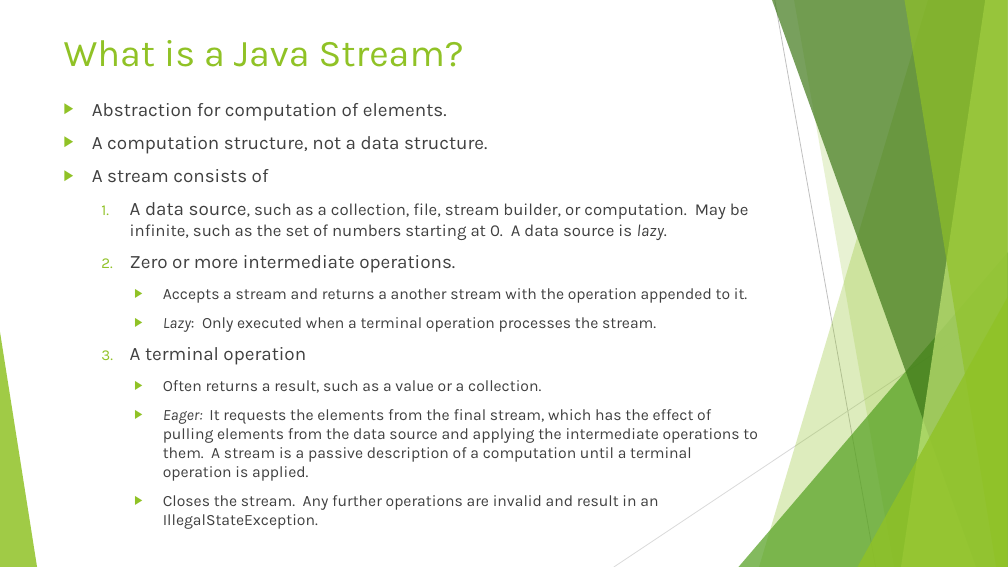
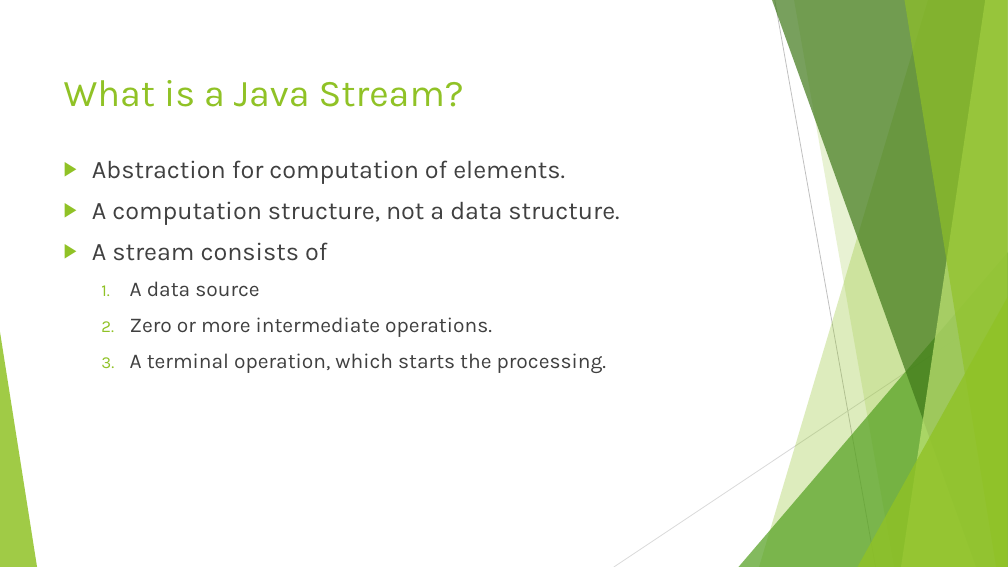
Before and after one commit to RichardRoda/2017-CodePaLOUsa-Lambda, a slide deck: slide 23 of Learning to Love the Lambda in the Stream.pptx (slide 24 before the commit). Drawn at 1008x567 pixels with LibreOffice and Linux fonts; fonts in the diff are those of the drawing. Boxes give left, top, right and bottom in pixels: in the first picture for what was removed or moved away, otherwise in the second. Text is boxed around its words. In the diff, an @@ line names an element or a change of style, - is before the commit and + after.

```diff
--- a/Learning to Love the Lambda in the Stream.pptx
+++ b/Learning to Love the Lambda in the Stream.pptx
@@ title "What is a Java Stream?": place and size @@
-title "What is a Java Stream?" at (64, 40, 464, 67)
+title "What is a Java Stream?" at (64, 80, 464, 107)
@@ text "Abstraction for computation of elements.": place and size @@
-text "Abstraction for computation of elements." at (92, 103, 758, 529)
+text "Abstraction for computation of elements." at (92, 160, 619, 373)
@@ text at (92, 160, 619, 337): size 18 to 24 pt in "Abstraction for computation of elements.", "A computation structure, not a data structure.", "A stream consists of"; size 18 to 20 pt in "Zero or more intermediate operations." @@
@@ text at (130, 281, 259, 297): text changed; size 16 to 20 pt @@
-  1. A data source, such as a collection, file, stream builder, or computation. May be infinite, such as the set of numbers starting at 0. A data source is lazy.
+  1. A data source
@@ text at (130, 353, 607, 373): text changed; size 15 to 20 pt @@
-    ▶ Accepts a stream and returns a another stream with the operation appended to it.
-    ▶ Lazy: Only executed when a terminal operation processes the stream.
-  3. A terminal operation
-    ▶ Often returns a result, such as a value or a collection.
-    ▶ Eager: It requests the elements from the final stream, which has the effect of pulling elements from the data source and applying the intermediate operations to them. A stream is a passive description of a computation until a terminal operation is applied.
-    ▶ Closes the stream. Any further operations are invalid and result in an IllegalStateException.
+  3. A terminal operation, which starts the processing.
```
Also in this commit, not shown: 12 other slides changed, 3 slides added, 1 slide removed, 1 other file.
